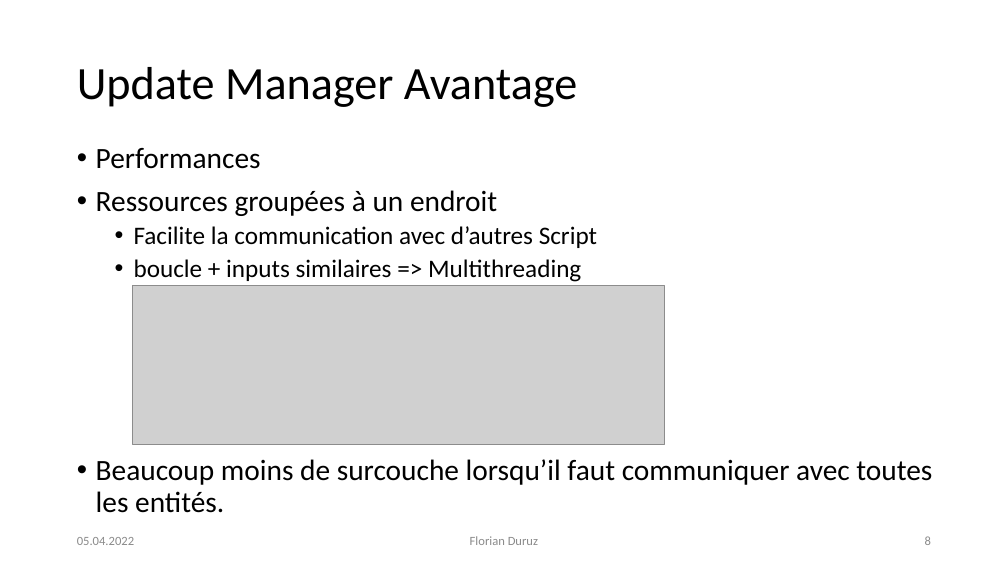
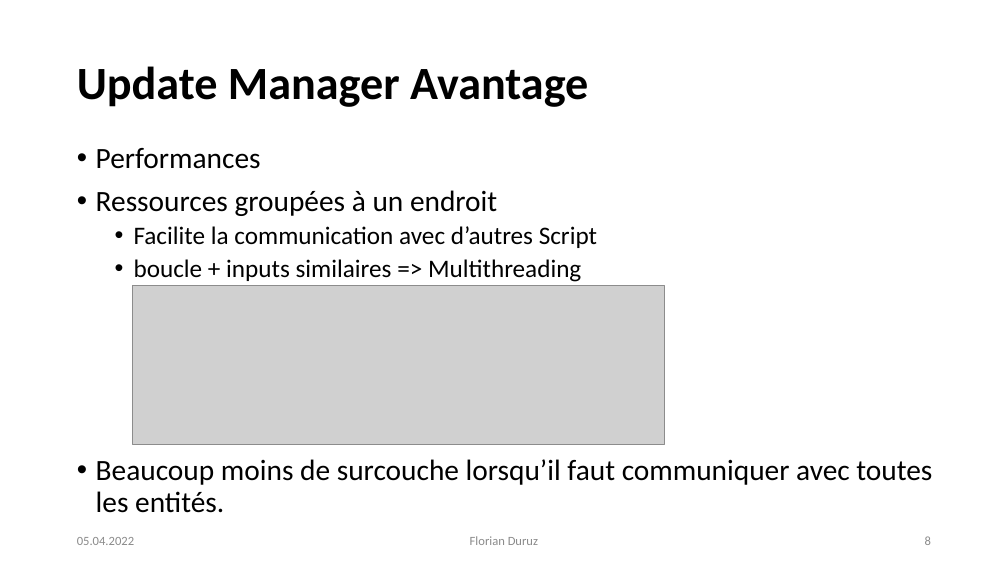
Before and after one commit to Cat-du-Fromage/KaizerWald_TowerDefense, a slide deck: slide 8 of Documentation/DefensePresentation.pptx. Drawn at 1008x567 pixels with LibreOffice and Linux fonts; fonts in the diff are those of the drawing; grey boxes stand for pictures. Boxes give left, top, right and bottom in pixels: in the first picture for what was removed or moved away, otherwise in the second. Text is boxed around its words. In the diff, an @@ line names an element or a change of style, - is before the commit and + after.

```diff
--- a/Documentation/DefensePresentation.pptx
+++ b/Documentation/DefensePresentation.pptx
@@ title "Update Manager Avantage" at [77,66,588,107]: bold on @@
```
Also in this commit, not shown: 13 other slides changed, 3 other files.
